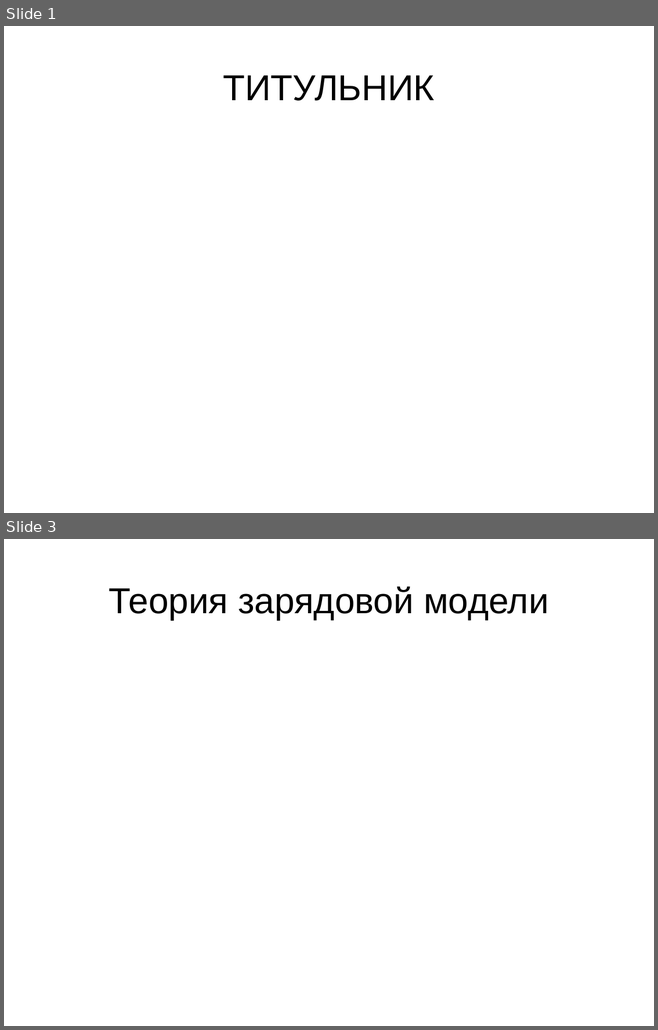
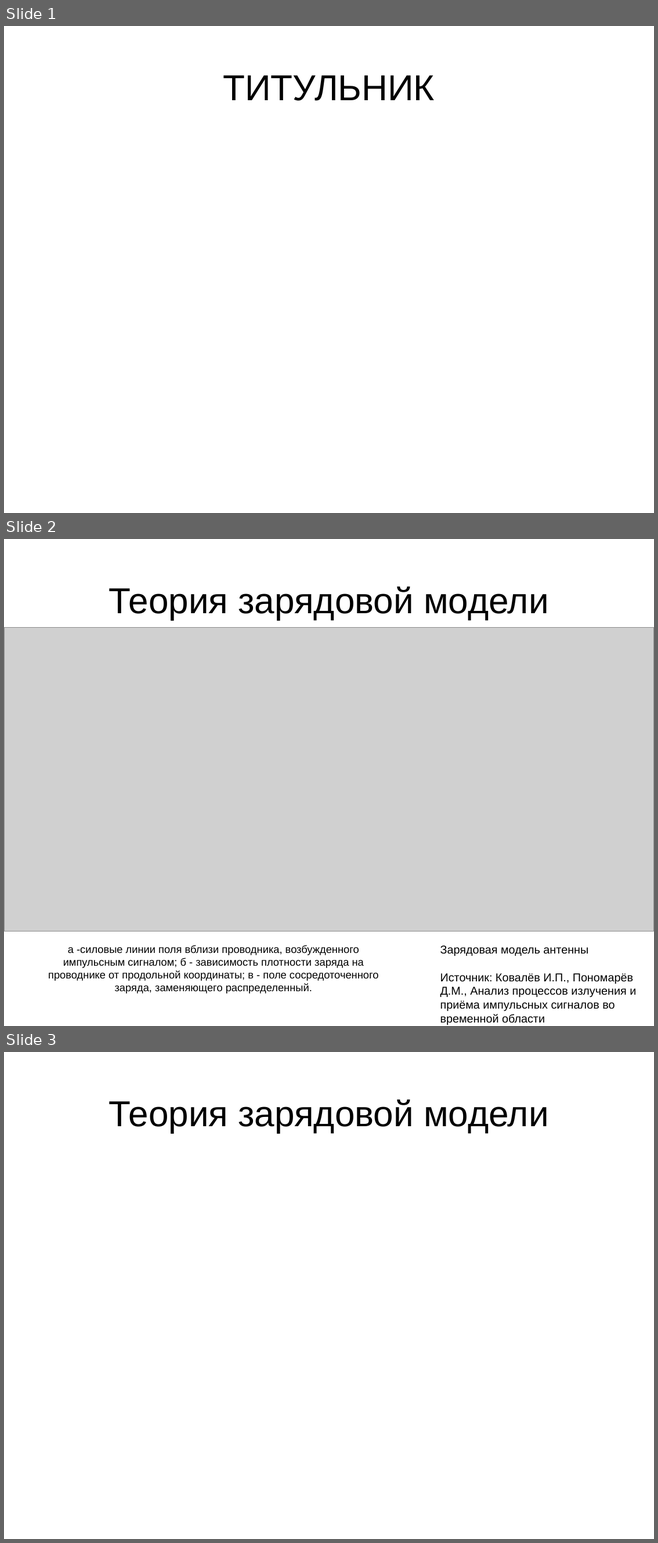
Before and after one commit to demanxd/Disser, a slide deck: Presentaition.odp. Shown one above the other, each under a label of ours: slides 1 and 3 before the commit, slides 1, 2 and 3 after it; the slides between them are not shown. The pictures are 658x1030 and 658x1543 pixels, drawn with LibreOffice and Linux fonts; fonts in the diff are those of the drawing; grey boxes stand for pictures. Boxes give left, top, right and bottom in pixels: in the first picture for what was removed or moved away, otherwise in the second. Text is boxed around its words. In the diff, an @@ line names an element or a change of style, - is before the commit and + after.

Commit message:
upd 1

```diff
--- a/Presentaition.odp
+++ b/Presentaition.odp
@@ slide 2 added at <box>4,539,654,1026</box>, background #FFFFFF @@
@@ title added at <box>108,587,548,620</box>, 44 pt, text #000000 @@
+Теория зарядовой модели
@@ picture added at <box>4,627,654,932</box> @@
@@ text added at <box>48,945,379,994</box>, 13 pt, text #000000 @@
+а -силовые линии поля вблизи проводника, возбужденного импульсным сигналом; б - зависимость плотности заряда на проводнике от продольной координаты; в - поле сосредоточенного заряда, заменяющего распределенный.
@@ text added at <box>440,946,636,1025</box>, 14 pt, text #000000 @@
+Зарядовая модель антенны
+Источник: Ковалёв И.П., Пономарёв Д.М., Анализ процессов излучения и приёма импульсных сигналов во временной области
```
Also in this commit, not shown: 1 slide removed.
